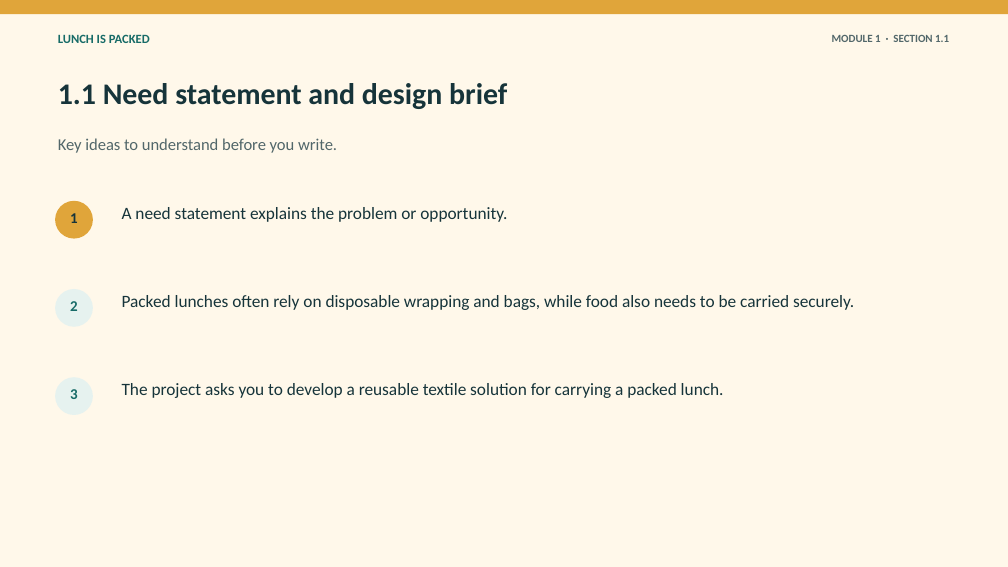
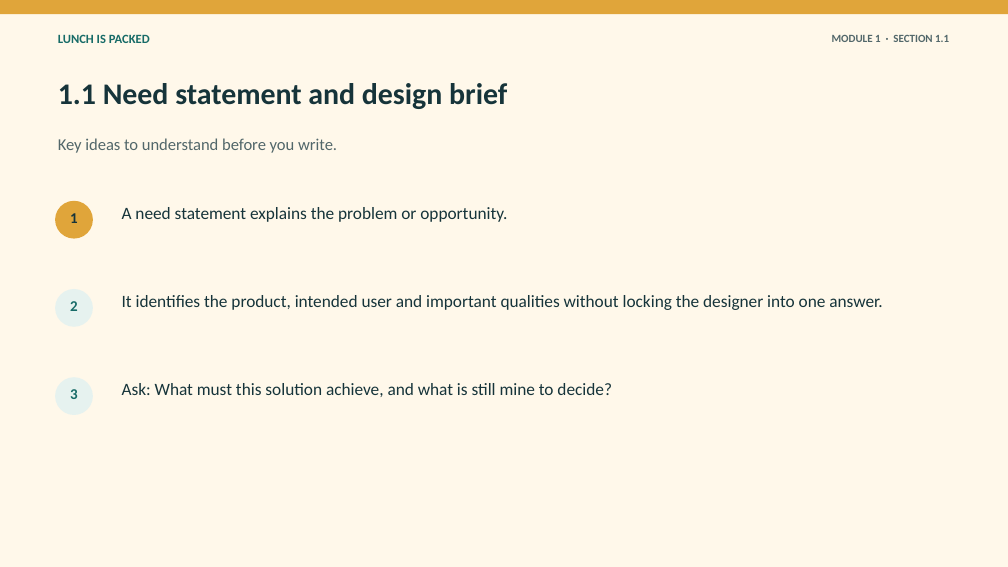
Before and after one commit to stevencowell/Year-7-8-Lunch-Is-Packed, a slide deck: slide 3 of resources/presentations/Lunch-Is-Packed-Module-01-the-design-challenge.pptx. Drawn at 1008x567 pixels with LibreOffice and Linux fonts; fonts in the diff are those of the drawing. Boxes give left, top, right and bottom in pixels: in the first picture for what was removed or moved away, otherwise in the second. Text is boxed around its words. In the diff, an @@ line names an element or a change of style, - is before the commit and + after.

Commit message:
Upgrade Lunch Is Packed to Riv Burger standard

```diff
--- a/resources/presentations/Lunch-Is-Packed-Module-01-the-design-challenge.pptx
+++ b/resources/presentations/Lunch-Is-Packed-Module-01-the-design-challenge.pptx
@@ text at [122, 295, 882, 310]: text changed @@
-Packed lunches often rely on disposable wrapping and bags, while food also needs to be carried securely.
+It identifies the product, intended user and important qualities without locking the designer into one answer.
@@ text at [122, 383, 612, 397]: text changed @@
-The project asks you to develop a reusable textile solution for carrying a packed lunch.
+Ask: What must this solution achieve, and what is still mine to decide?
```
Also in this commit, not shown: 3 other slides changed, 48 other files.
